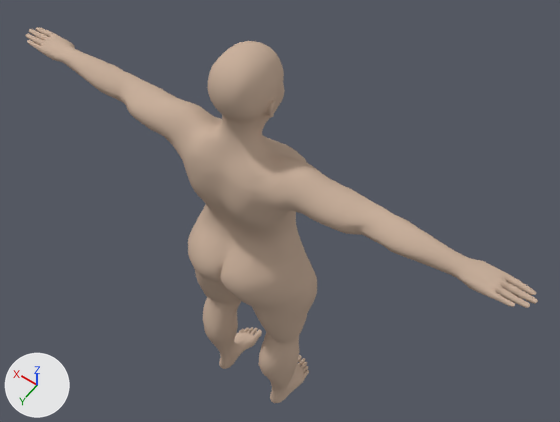
The Blender file Assets/Characters/Kamiya/KamiyaV2MXSkinned.blend: old version first, new version second.
One viewpoint serves both versions: a 50 mm camera at (-0.897, 1.131, 2.873) aimed at (-0.02, -0.098, 0.943). The lights are fixed; the arrows at lower left show +X, +Y and +Z.

Objects in the first picture: 'female_genericMesh'.
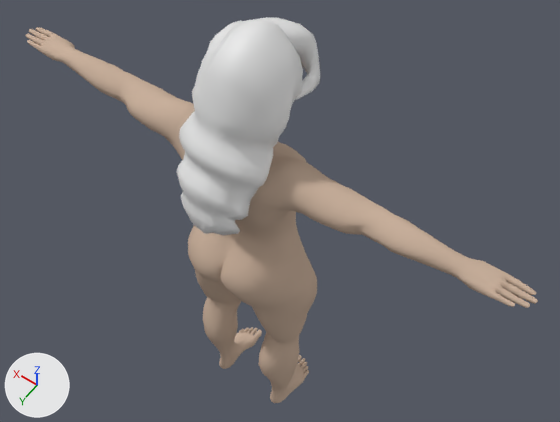
Diff of the bpy script that builds the scene:
```diff
--- a/Assets/Characters/Kamiya/KamiyaV2MXSkinned.blend.py
+++ b/Assets/Characters/Kamiya/KamiyaV2MXSkinned.blend.py
@@ me_cube @@
+me_cube.from_pydata(...)  # 116 vertices, 114 faces; spans x -3.72..1.06, y -3.3..1.9, z -3.51..2.25
+me_cube.polygons.foreach_set('use_smooth', [True] * 114)
@@ me_cube_001 @@
+me_cube_001.from_pydata(...)  # 574 vertices, 552 faces; spans x -12.0..14.1, y -12.0..2.9, z -1.9..22.3
+me_cube_001.polygons.foreach_set('use_smooth', [True] * 552)
@@ ob_cube @@
+ob_cube = bpy.data.objects.new('Cube', me_cube)
+ob_cube.location = (0.01, -0.08, 1.616)
+ob_cube.rotation_euler = (0.79, 0.0, 0.0)  # degrees (45, 0, 0)
+ob_cube.scale = (0.0398, 0.0331, 0.0331)
@@ ob_cube_001 @@
+ob_cube_001 = bpy.data.objects.new('Cube.001', me_cube_001)
+ob_cube_001.location = (-0.005, -0.063, 1.67)
+ob_cube_001.rotation_euler = (0.213, 0.0, 0.0)  # degrees (12, 0, 0)
+ob_cube_001.scale = (-0.0107, -0.0197, -0.0232)
```

Pixel boxes (x1, y1, x2, y2) of what changed, in the pictures (560 x 422 px):
'Cube.001', added
    after: (176, 19, 303, 235)
'Cube', added
    after: (260, 17, 320, 100)
